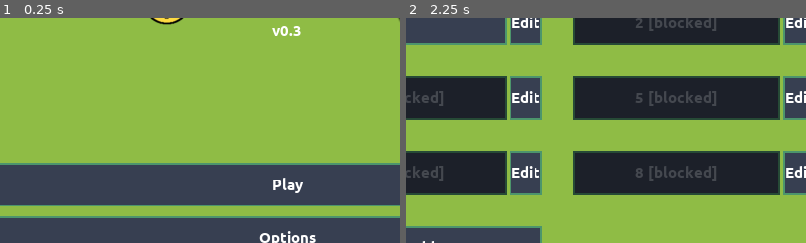
Above: before the commit, frames 1-2 (left to right).
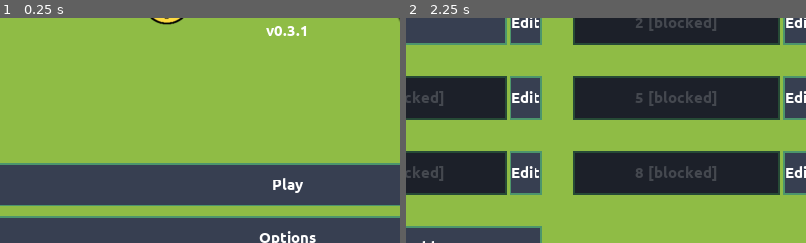
Above: after the commit, the same moments.

Repository: moisesjbc/ufo-taxi
Game: Godot game, scene res://menus/main_menu/main_menu.tscn
The game is run twice, just before and just after one commit, with the same random seed, the same clock (stepped at 60 frames per second) and the same inputs.
Inputs:
- Up to frame 1 (0.25 s): no input
- Up to frame 2 (2.25 s): click "Play" at 0.5 s; click "Return to main menu" at 1.25 s; click "Play" at 2 s
The pictures show only the part of the screen within x 14-64%, y 16-66%; the shares and areas given below are measured in that part.

The runs differ from the first frame. In frame 1, 0.3% of the frame differs, in the area x 66-77%, y 3-8%; in frame 2, nothing differs.

Commit message:
Version number updated to 0.3.1

Diff:
--- a/godot-project/globals/level_manager/level_manager.gd
+++ b/godot-project/globals/level_manager/level_manager.gd
@@ -91,6 +91,7 @@
 	var file = File.new()
 	file.open(campaign_level_filepath(level_id), file.WRITE)
 	file.store_string(JSON.print({
+		'version': '0.3.1',
 		'railtrack_nodes': _vector2_array_to_json_dist(railtrack_nodes),
 		'pickup_area_positions': _vector2_array_to_json_dist(pickup_area_positions),
 		'area_51_positions': _vector2_array_to_json_dist(area_51_positions),
--- a/godot-project/levels/campaign/0.json
+++ b/godot-project/levels/campaign/0.json
@@ -1,5 +1,5 @@
 {
-    "version": "0.3",
+    "version": "0.3.1",
     "railtrack_nodes": [
         [400, 150],
 	    [1000, 150],
--- a/godot-project/levels/campaign/1.json
+++ b/godot-project/levels/campaign/1.json
@@ -1,5 +1,5 @@
 {
-    "version": "0.3",
+    "version": "0.3.1",
     "railtrack_nodes": [
         [500, 200],
 	    [800, 600],
--- a/godot-project/levels/campaign/2.json
+++ b/godot-project/levels/campaign/2.json
@@ -1,4 +1,5 @@
 {
+    "version": "0.3.1",
 	"railtrack_nodes": [
 		[
 			650.943848,
--- a/godot-project/levels/campaign/3.json
+++ b/godot-project/levels/campaign/3.json
@@ -1,4 +1,5 @@
 {
+    "version": "0.3.1",
 	"railtrack_nodes": [
 		[
 			252.438477,
--- a/godot-project/levels/campaign/4.json
+++ b/godot-project/levels/campaign/4.json
@@ -1,4 +1,5 @@
 {
+    "version": "0.3.1",
 	"railtrack_nodes": [
 		[
 			589.943848,
--- a/godot-project/levels/campaign/5.json
+++ b/godot-project/levels/campaign/5.json
@@ -1,4 +1,5 @@
 {
+    "version": "0.3.1",
 	"railtrack_nodes": [
 		[
 			176.887695,
--- a/godot-project/levels/campaign/6.json
+++ b/godot-project/levels/campaign/6.json
@@ -1,4 +1,5 @@
 {
+    "version": "0.3.1",
 	"railtrack_nodes": [
 		[
 			661.27002,
--- a/godot-project/levels/campaign/7.json
+++ b/godot-project/levels/campaign/7.json
@@ -1,4 +1,5 @@
 {
+    "version": "0.3.1",
 	"railtrack_nodes": [
 		[
 			291.540039,
--- a/godot-project/levels/campaign/8.json
+++ b/godot-project/levels/campaign/8.json
@@ -1,4 +1,5 @@
 {
+    "version": "0.3.1",
 	"railtrack_nodes": [
 		[
 			383.933105,
--- a/godot-project/menus/main_menu/main_menu.tscn
+++ b/godot-project/menus/main_menu/main_menu.tscn
@@ -61,7 +61,7 @@
 margin_top = 72.0
 margin_right = 264.0
 margin_bottom = 100.0
-text = "v0.3"
+text = "v0.3.1"
 align = 1
 
 [node name="Sprite" type="Sprite" parent="margin_container/vbox_container/title_container/HBoxContainer"]
